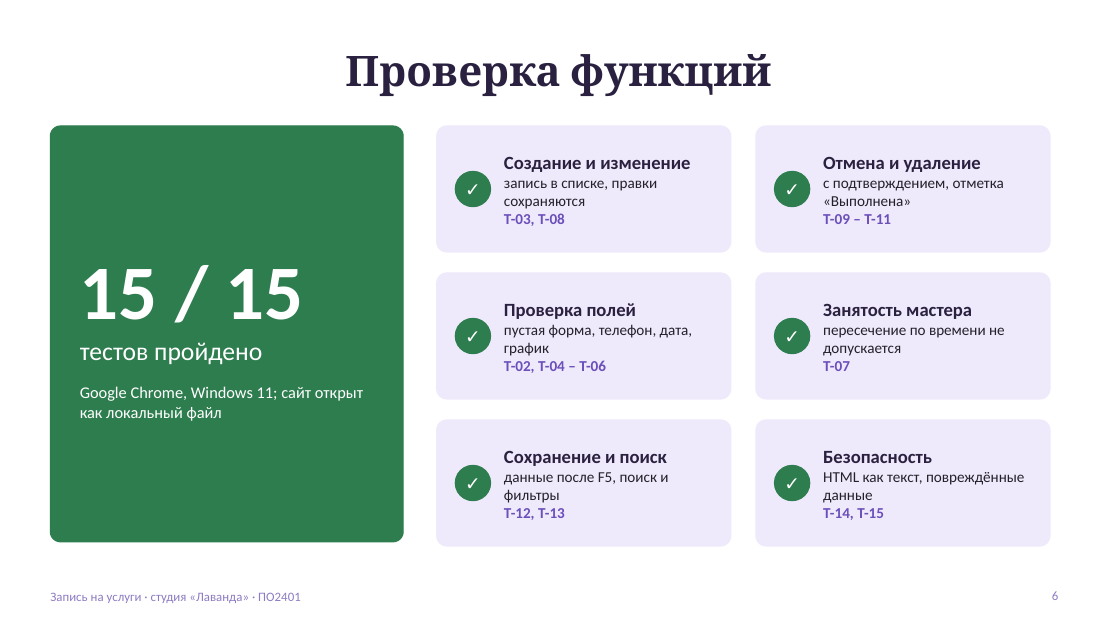
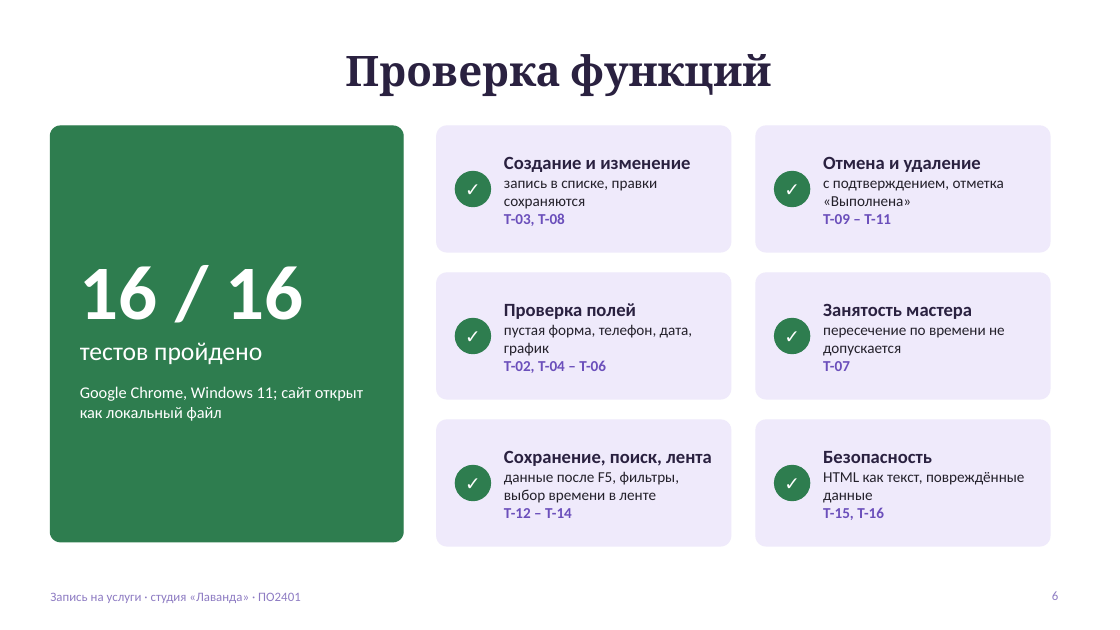
Before and after one commit to axssiz/Project_ES, a slide deck: slide 6 of docs/presentation.pptx. Drawn at 1120x630 pixels with LibreOffice and Linux fonts; fonts in the diff are those of the drawing. Boxes give left, top, right and bottom in pixels: in the first picture for what was removed or moved away, otherwise in the second. Text is boxed around its words. In the diff, an @@ line names an element or a change of style, - is before the commit and + after.

```diff
--- a/docs/presentation.pptx
+++ b/docs/presentation.pptx
@@ text at bbox=[80, 266, 304, 320]: text changed @@
-15 / 15
+16 / 16
@@ text at bbox=[504, 451, 712, 518]: text changed @@
-Сохранение и поиск
-данные после F5, поиск и фильтры
-Т-12, Т-13
+Сохранение, поиск, лента
+данные после F5, фильтры, выбор времени в ленте
+Т-12 – Т-14
@@ text at bbox=[823, 507, 884, 520]: text changed @@
-Т-14, Т-15
+Т-15, Т-16
```
Also in this commit, not shown: 4 other slides changed, 28 other files.
